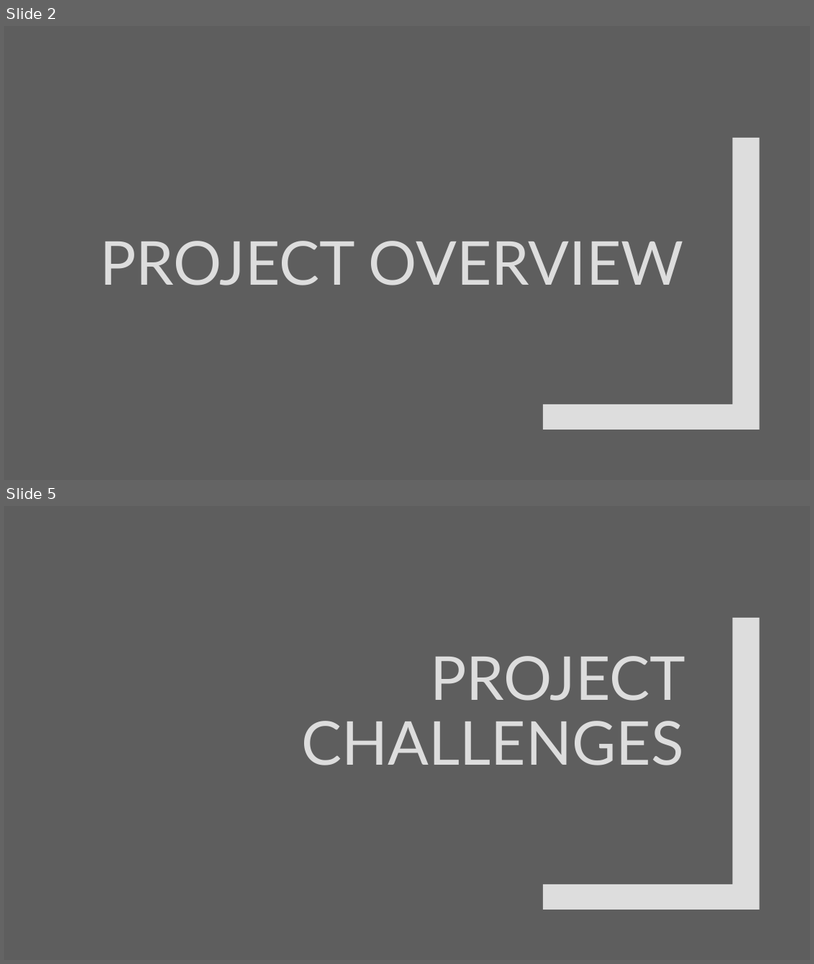
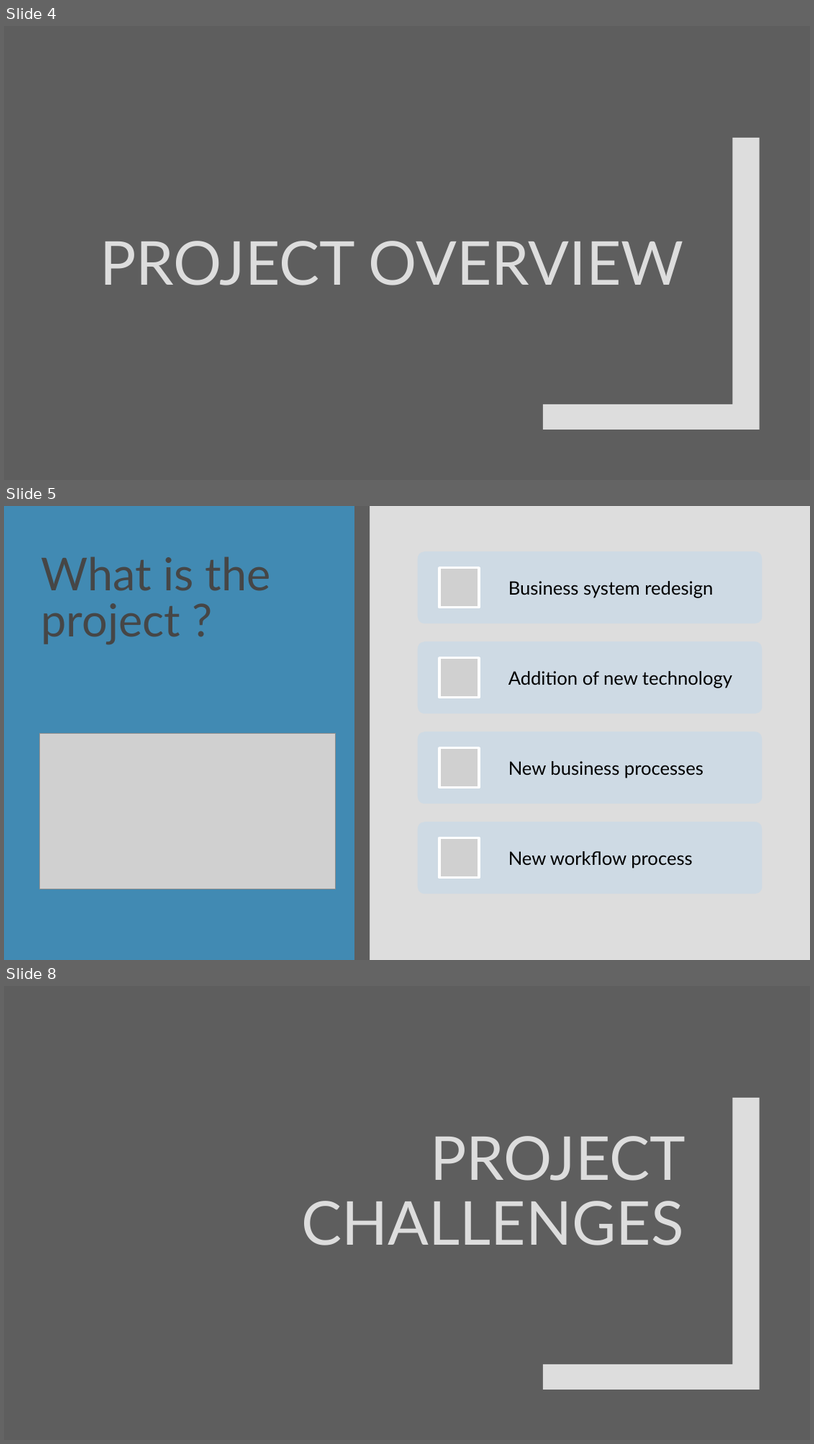
Before and after one commit to edunzer/YR4_TERM-3, a slide deck: Advanced Technical Writing/WEEK 10/Assignment #5 Oral Presentation.pptx. Shown one above the other, each under a label of ours: slides 2 and 5 before the commit, slides 4, 5 and 8 after it; the slides between them are not shown. The pictures are 814x964 and 814x1444 pixels, drawn with LibreOffice and Linux fonts; fonts in the diff are those of the drawing; grey boxes stand for pictures. Boxes give left, top, right and bottom in pixels: in the first picture for what was removed or moved away, otherwise in the second. Text is boxed around its words. In the diff, an @@ line names an element or a change of style, - is before the commit and + after.

```diff
--- a/Advanced Technical Writing/WEEK 10/Assignment #5 Oral Presentation.pptx
+++ b/Advanced Technical Writing/WEEK 10/Assignment #5 Oral Presentation.pptx
@@ slide 5 added at <box>4,506,810,960</box>, background #DDDDDD @@
@@ rectangle added at <box>4,506,355,960</box>, fill #418AB3 @@
@@ rectangle added at <box>355,506,370,960</box>, fill #5E5E5E @@
@@ title added at <box>41,556,271,645</box>, 54 pt, text #464646 @@
+What is the project ?
@@ picture added at <box>40,733,335,889</box> @@
@@ group added at <box>418,551,763,894</box>: 4 rounded rectangles, 4 pictures, 4 texts @@
+Business system redesign
+Addition of new technology
+New business processes
+New workflow process
@@ what was slide 2 is now slide 4 @@
@@ what was slide 5 is now slide 8 @@
```
Also in this commit, not shown: 7 other slides added, 5 slides removed.
